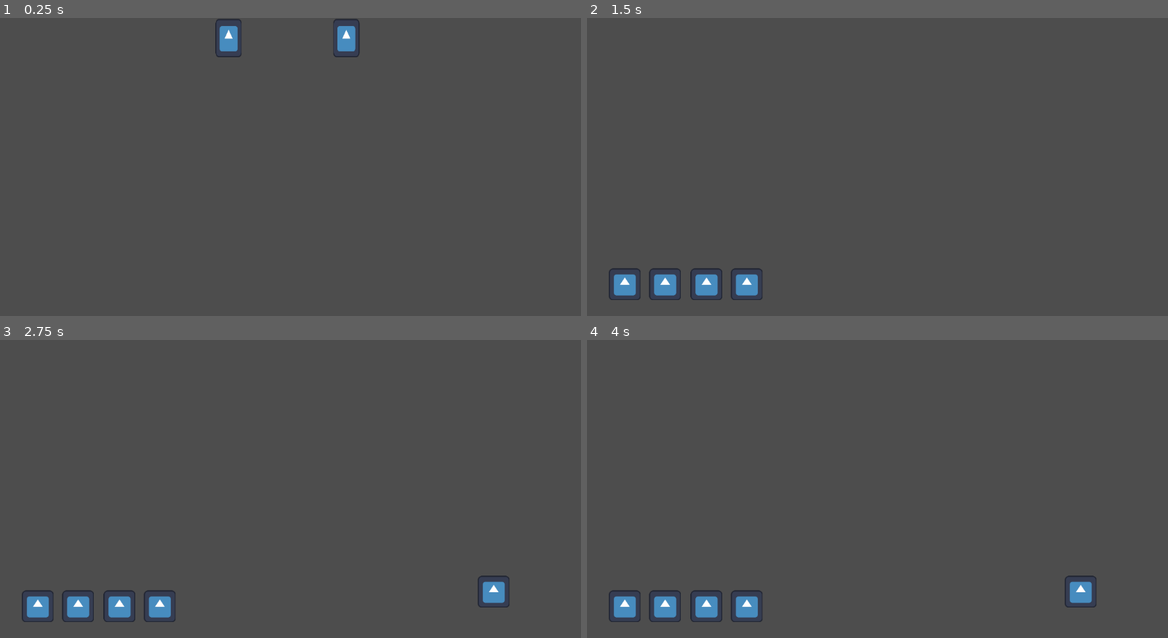
Above: before the commit, frames 1-4 (two rows, left to right).
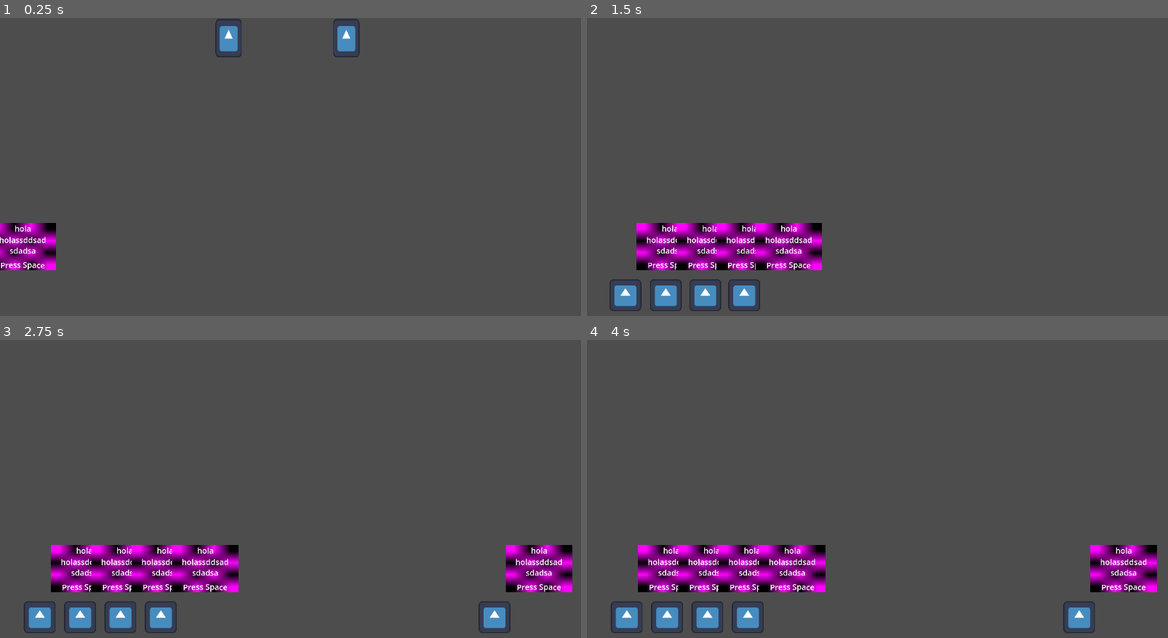
Above: after the commit, the same moments.

Repository: LaruxxDev/Rythm_game
Game: Godot game, scene res://Scenes/mapa.tscn
The game is run twice, just before and just after one commit, with the same random seed, the same clock (stepped at 60 frames per second) and the same inputs. The project has no main scene, so this scene is started directly. The engine's default icon, where the game draws it, is replaced by a stand-in: a white triangle on a blue panel in a dark square. Sound files missing from this copy of the repository are replaced by a short silence.
Inputs:
- Up to frame 1 (0.25 s): no input
- Up to frame 2 (1.5 s): tap Space at 0.5, 1.25 s; tap Down (agua) at 0.6 s; tap Up (fuego) at 1.35 s
- Up to frame 3 (2.75 s): tap Space at 2 s; tap Left (planta) at 2.1 s
- Up to frame 4 (4 s): tap Space at 2.75, 3.5 s; tap Right (tierra) at 2.85 s; tap Down (agua) at 3.6 s

The runs differ from the first frame. In frame 1, 1.5% of the frame differs, in the area x 0-10%, y 68-85%; in frame 2, 6.7%; in frame 3, 9.3%, in the area x 3-99%, y 68-99%; in frame 4, 9.3%.

Commit message:
minion bocata

Diff:
--- a/Scenes/UI/bocadillo.tscn
+++ b/Scenes/UI/bocadillo.tscn
@@ -26,7 +26,7 @@
 grow_vertical = 0
 theme_override_font_sizes/normal_font_size = 43
 bbcode_enabled = true
-text = "[wave]Press E[/wave]"
+text = "[wave]Press Space[/wave]"
 fit_content = true
 horizontal_alignment = 1
 vertical_alignment = 2
--- a/Scenes/minion.tscn
+++ b/Scenes/minion.tscn
@@ -1,7 +1,8 @@
 [gd_scene format=3 uid="uid://d4ka1nlwrsu5c"]
 
-[ext_resource type="Script" uid="uid://blratx7kxk2ob" path="res://Minio.gd" id="1_fb4sf"]
+[ext_resource type="Script" uid="uid://blratx7kxk2ob" path="res://Scripts/Minio.gd" id="1_s0atx"]
 [ext_resource type="Texture2D" uid="uid://djkkcxkd57f61" path="res://icon.svg" id="2_s0atx"]
+[ext_resource type="PackedScene" uid="uid://1dutxueq6puo" path="res://Scenes/UI/bocadillo.tscn" id="3_f5x54"]
 
 [sub_resource type="AtlasTexture" id="AtlasTexture_f5x54"]
 atlas = ExtResource("2_s0atx")
@@ -143,7 +144,7 @@
 
 [node name="Minion" type="CharacterBody2D" unique_id=1898012620]
 collision_layer = 2
-script = ExtResource("1_fb4sf")
+script = ExtResource("1_s0atx")
 
 [node name="AnimatedSprite2D" type="AnimatedSprite2D" parent="." unique_id=1768566643]
 scale = Vector2(0.4921875, 0.4921875)
@@ -152,3 +153,9 @@
 
 [node name="CollisionShape2D" type="CollisionShape2D" parent="." unique_id=868186069]
 shape = SubResource("CircleShape2D_s0atx")
+
+[node name="Bocadillo" parent="." unique_id=1772096548 instance=ExtResource("3_f5x54")]
+offset_left = 22.0
+offset_top = -143.0
+offset_right = 390.055
+offset_bottom = 117.72223
--- a/Minio.gd
+++ b/Scripts/Minio.gd
@@ -16,7 +16,9 @@
 func _ready() -> void:
 	tipo_random()
 	moverse()
-func _physics_process(_delta: float) -> void:
+func _physics_process(delta: float) -> void:
+	if not is_on_floor():
+		velocity += get_gravity() * delta
 	if position.distance_to(posicion) < 5:
 		velocity.x = 0
 	else:
Renamed: Minio.gd.uid -> Scripts/Minio.gd.uid
